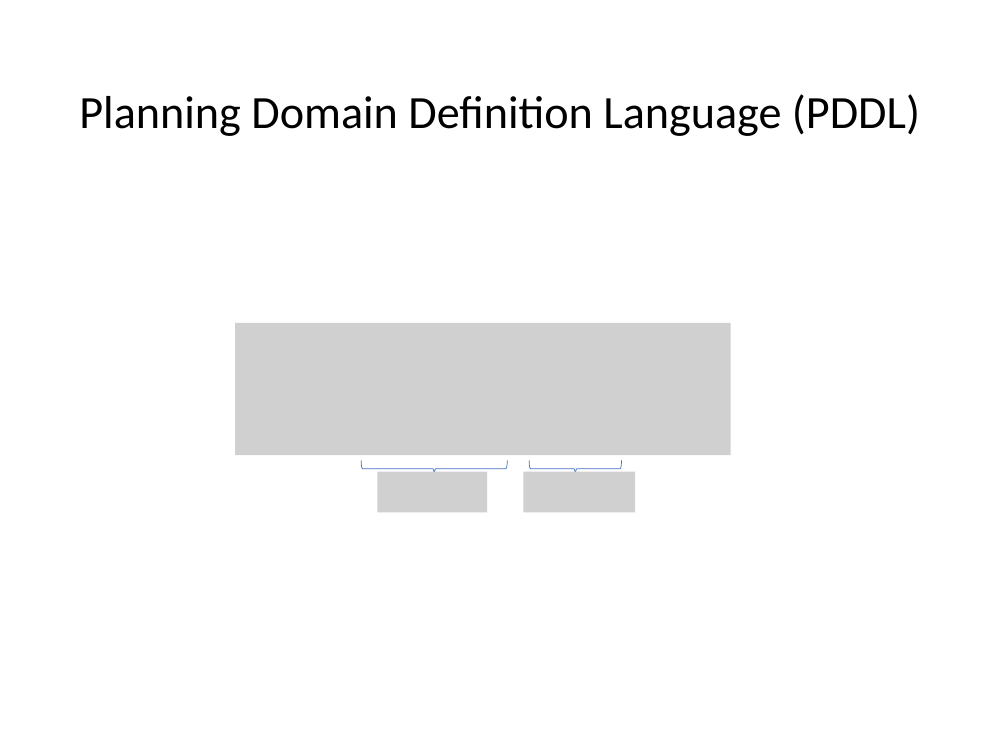
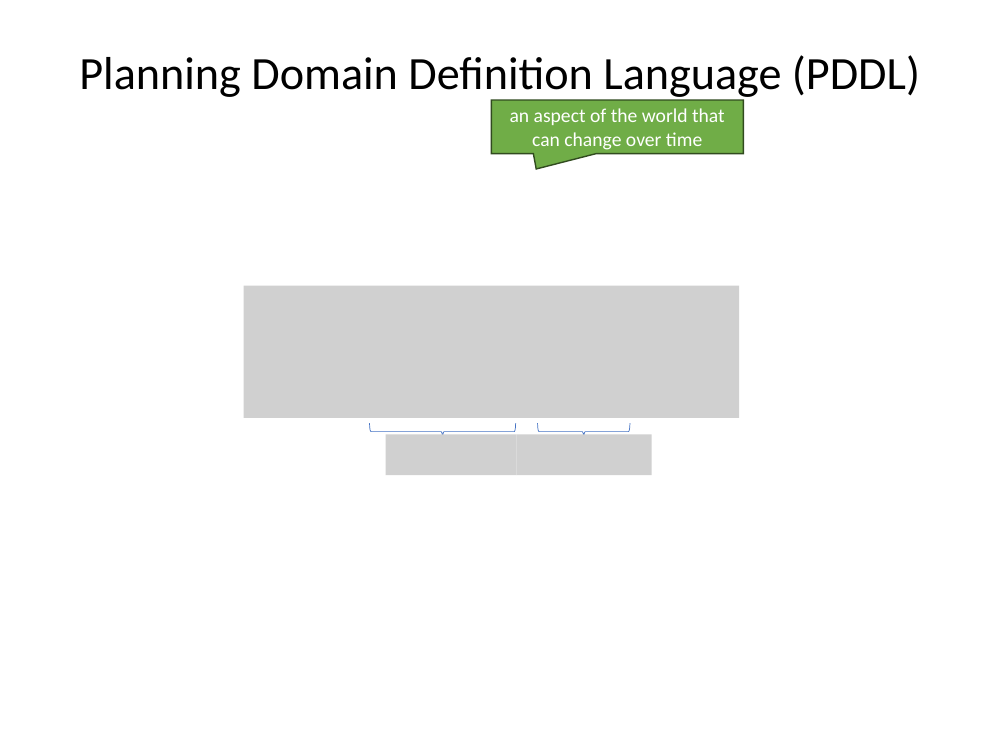
Before and after one commit to mhahsler/CS7320-AI, a slide deck: slide 5 of slides/11_Automated_Planning.pptx. Drawn at 1008x756 pixels with LibreOffice and Linux fonts; fonts in the diff are those of the drawing; grey boxes stand for pictures. Boxes give left, top, right and bottom in pixels: in the first picture for what was removed or moved away, otherwise in the second. Text is boxed around its words. In the diff, an @@ line names an element or a change of style, - is before the commit and + after.

```diff
--- a/slides/11_Automated_Planning.pptx
+++ b/slides/11_Automated_Planning.pptx
@@ title "Planning Domain Definition Language (PDDL)" rewrapped from bbox=[79, 94, 920, 136] to bbox=[79, 55, 920, 101] @@
@@ speech box added at bbox=[492, 100, 744, 153], fill #70AD47, outline #314C1F 1 pt, 14 pt, text #FFFFFF @@
+an aspect of the world that can change over time
@@ picture: place and size @@
-picture at bbox=[235, 323, 731, 455]
+picture at bbox=[244, 285, 740, 417]
@@ left brace: place and size @@
-left brace at bbox=[361, 461, 507, 478]
+left brace at bbox=[370, 423, 516, 440]
@@ picture added at bbox=[386, 434, 517, 475] @@
@@ picture added at bbox=[516, 434, 651, 475] @@
@@ left brace: place and size @@
-left brace at bbox=[530, 460, 622, 477]
+left brace at bbox=[538, 423, 631, 440]
@@ picture removed at bbox=[377, 472, 487, 512] @@
@@ picture removed at bbox=[523, 472, 635, 512] @@
```
Also in this commit, not shown: 11 other slides changed, 1 slide added, 1 slide removed, 1 other file.
